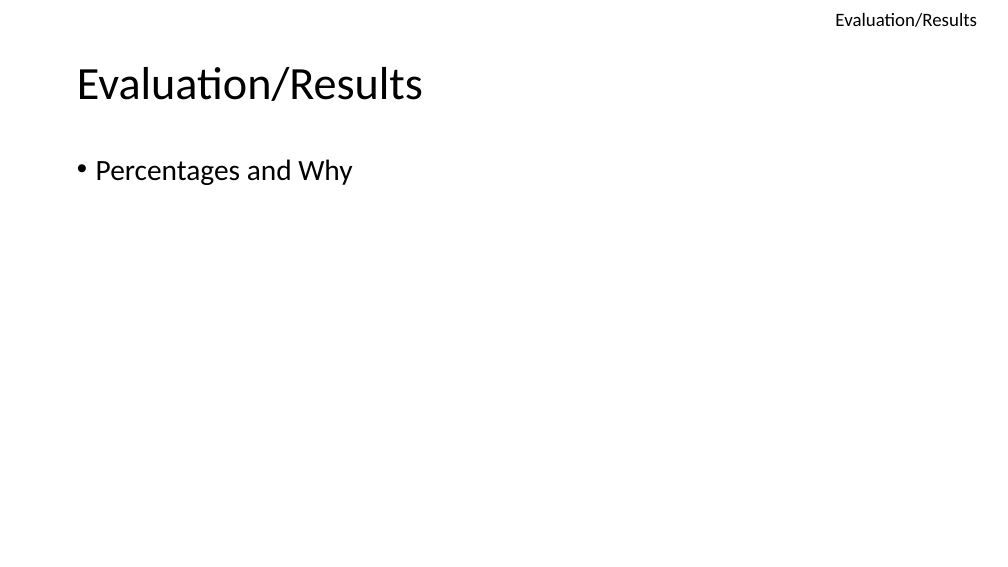
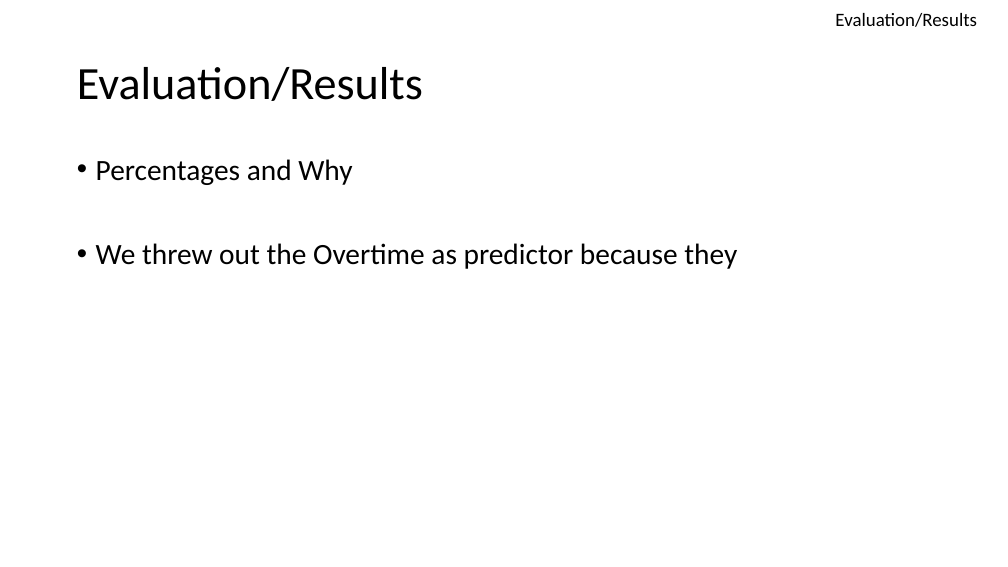
Before and after one commit to hebernielsen/DDS-CaseStudy-2, a slide deck: slide 5 of DDS_Case_Study_2_Presentation.pptx. Drawn at 1008x567 pixels with LibreOffice and Linux fonts; fonts in the diff are those of the drawing. Boxes give left, top, right and bottom in pixels: in the first picture for what was removed or moved away, otherwise in the second. Text is boxed around its words. In the diff, an @@ line names an element or a change of style, - is before the commit and + after.

```diff
--- a/DDS_Case_Study_2_Presentation.pptx
+++ b/DDS_Case_Study_2_Presentation.pptx
@@ text at [96, 243, 737, 269]: paragraph added @@
+• We threw out the Overtime as predictor because they
```
Also in this commit, not shown: 3 other files.
